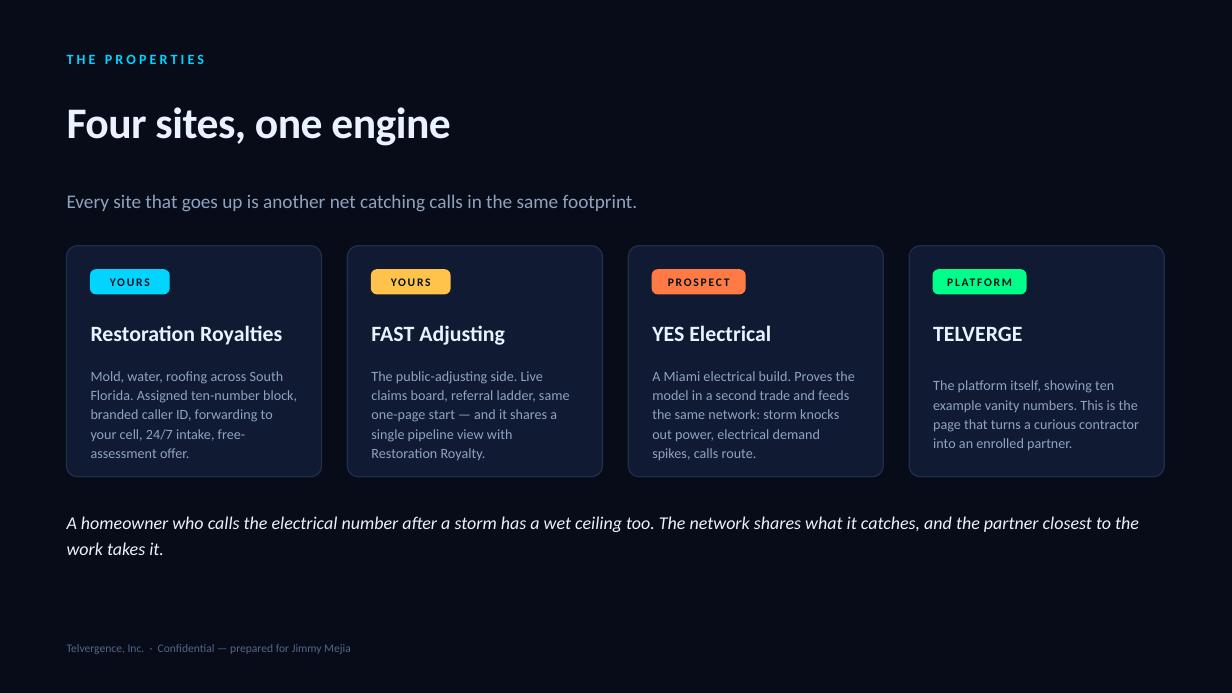
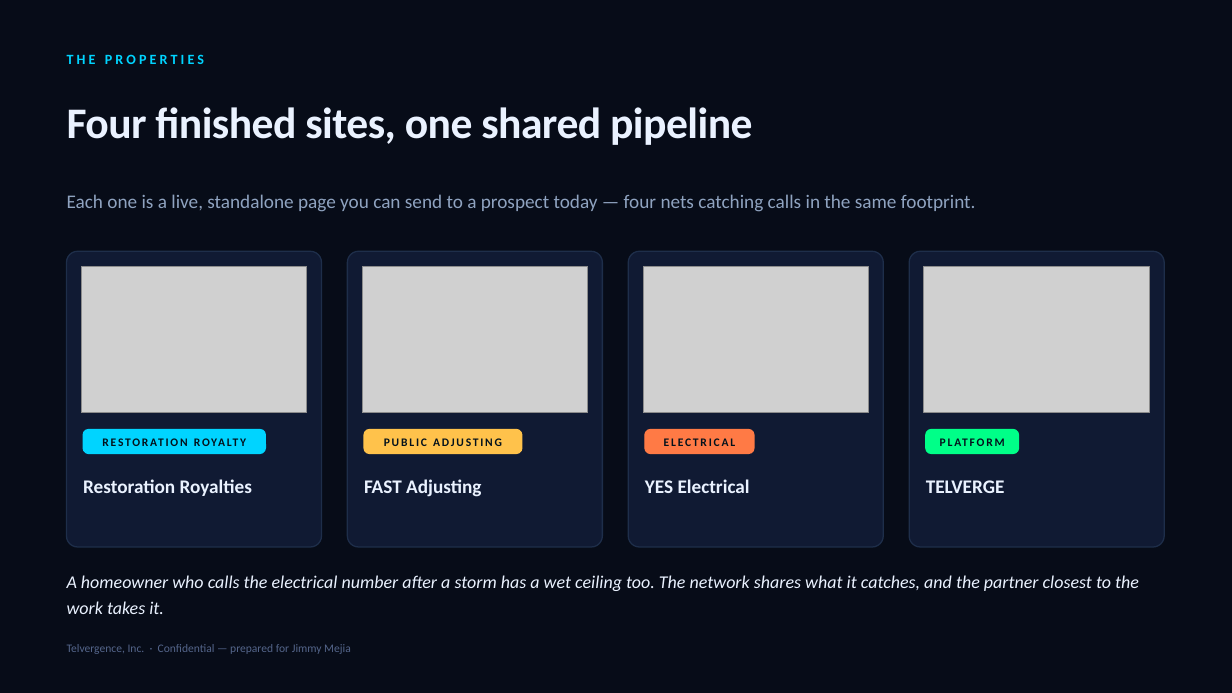
Before and after one commit to dallen362-cpu/restoration-royalties, a slide deck: slide 5 of jimmy/Telvergence-Master-Packet-RR-2026-08-d3124fce285c.pptx. Drawn at 1232x693 pixels with LibreOffice and Linux fonts; fonts in the diff are those of the drawing; grey boxes stand for pictures. Boxes give left, top, right and bottom in pixels: in the first picture for what was removed or moved away, otherwise in the second. Text is boxed around its words. In the diff, an @@ line names an element or a change of style, - is before the commit and + after.

```diff
--- a/jimmy/Telvergence-Master-Packet-RR-2026-08-d3124fce285c.pptx
+++ b/jimmy/Telvergence-Master-Packet-RR-2026-08-d3124fce285c.pptx
@@ text at (67,107,752,145): text changed @@
-Four sites, one engine
+Four finished sites, one shared pipeline
@@ text at (67,194,976,212): text changed @@
-Every site that goes up is another net catching calls in the same footprint.
+Each one is a live, standalone page you can send to a prospect today — four nets catching calls in the same footprint.
@@ rounded rectangle: place and size @@
-rounded rectangle at (67,246,322,477)
+rounded rectangle at (67,251,322,547)
@@ picture added at (81,266,307,413) @@
@@ rounded rectangle: place and size @@
-rounded rectangle at (348,246,603,477)
+rounded rectangle at (348,251,603,547)
@@ picture added at (362,266,588,413) @@
@@ rounded rectangle: place and size @@
-rounded rectangle at (628,246,884,477)
+rounded rectangle at (628,251,884,547)
@@ picture added at (643,266,869,413) @@
@@ proportions changed in 4 elements at (67,251,322,547), (348,251,603,547), (628,251,884,547), (909,251,1165,547) @@
@@ rounded rectangle: place and size @@
-rounded rectangle at (909,246,1165,477)
+rounded rectangle at (909,251,1165,547)
@@ picture added at (924,266,1150,413) @@
@@ rounded rectangle removed at (91,270,169,294) @@
@@ text removed at (91,270,169,294) @@
-YOURS
@@ rounded rectangle removed at (372,270,450,294) @@
@@ text removed at (372,270,450,294) @@
-YOURS
@@ text removed at (668,278,730,286) @@
-PROSPECT
@@ text at (91,325,282,345): text changed; size 17 to 9 pt; text colour #EAF2FF to #04121C @@
-Restoration Royalties
+RESTORATION ROYALTY
@@ text removed at (933,380,1139,450) @@
-The platform itself, showing ten example vanity numbers. This is the page that turns a curious contractor into an enrolled partner.
@@ rounded rectangle added at (83,430,265,454), fill #00D4FF, outline #00D4FF 1 pt @@
@@ rounded rectangle added at (364,430,522,454), fill #FFC24B, outline #FFC24B 1 pt @@
@@ text at (384,438,502,446): text changed; size 17 to 9 pt; text colour #EAF2FF to #04121C @@
-FAST Adjusting
+PUBLIC ADJUSTING
@@ rounded rectangle: place and size @@
-rounded rectangle at (653,270,745,294)
+rounded rectangle at (645,430,754,454)
@@ text at (664,438,735,446): text changed; size 17 to 9 pt; text colour #EAF2FF to #04121C @@
-YES Electrical
+ELECTRICAL
@@ text "PLATFORM": place and size @@
-text "PLATFORM" at (933,270,1026,294)
+text "PLATFORM" at (926,430,1019,454)
@@ rounded rectangle: place and size @@
-rounded rectangle at (933,270,1026,294)
+rounded rectangle at (926,430,1019,454)
@@ text at (83,479,252,496): text changed; size 11 to 15 pt; text colour #8FA3C0 to #EAF2FF; bold on @@
-Mold, water, roofing across South Florida. Assigned ten-number block, branded caller ID, forwarding to your cell, 24/7 intake, free-assessment offer.
+Restoration Royalties
@@ text at (364,479,481,497): text changed; size 11 to 15 pt; text colour #8FA3C0 to #EAF2FF; bold on @@
-The public-adjusting side. Live claims board, referral ladder, same one-page start — and it shares a single pipeline view with Restoration Royalty.
+FAST Adjusting
@@ text at (645,479,750,493): text changed; size 11 to 15 pt; text colour #8FA3C0 to #EAF2FF; bold on @@
-A Miami electrical build. Proves the model in a second trade and feeds the same network: storm knocks out power, electrical demand spikes, calls route.
+YES Electrical
@@ text "TELVERGE": place and size @@
-text "TELVERGE" at (933,326,1022,341)
+text "TELVERGE" at (926,480,1005,493)
@@ text "TELVERGE" at (926,480,1005,493): size 17 to 15 pt; line spacing 20pt to 18pt @@
@@ text "A homeowner who calls the ...": place and size @@
-text "A homeowner who calls the ..." at (67,516,1139,555)
+text "A homeowner who calls the ..." at (67,575,1139,614)
```
Also in this commit, not shown: 4 slides added, 3 other files.
